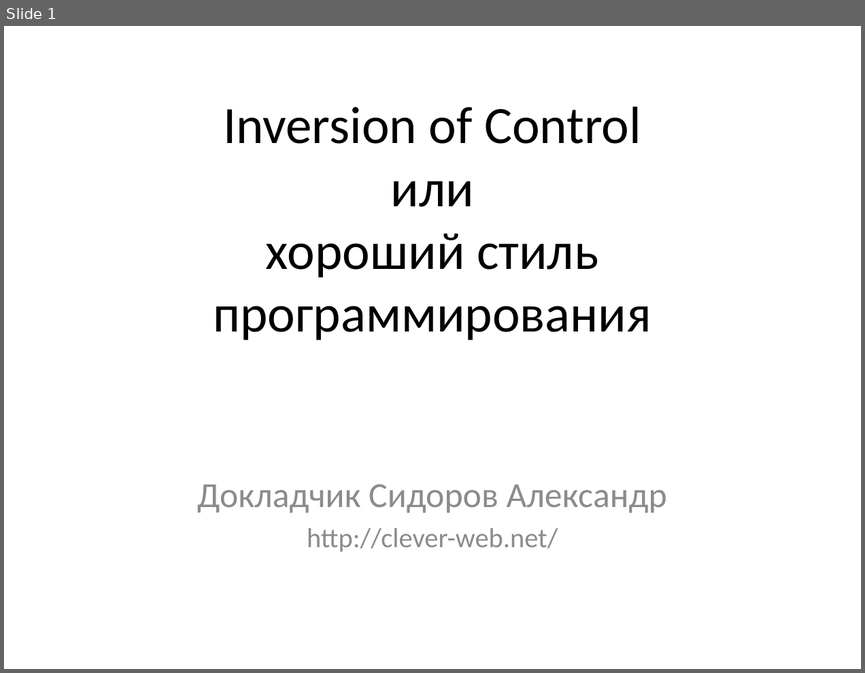
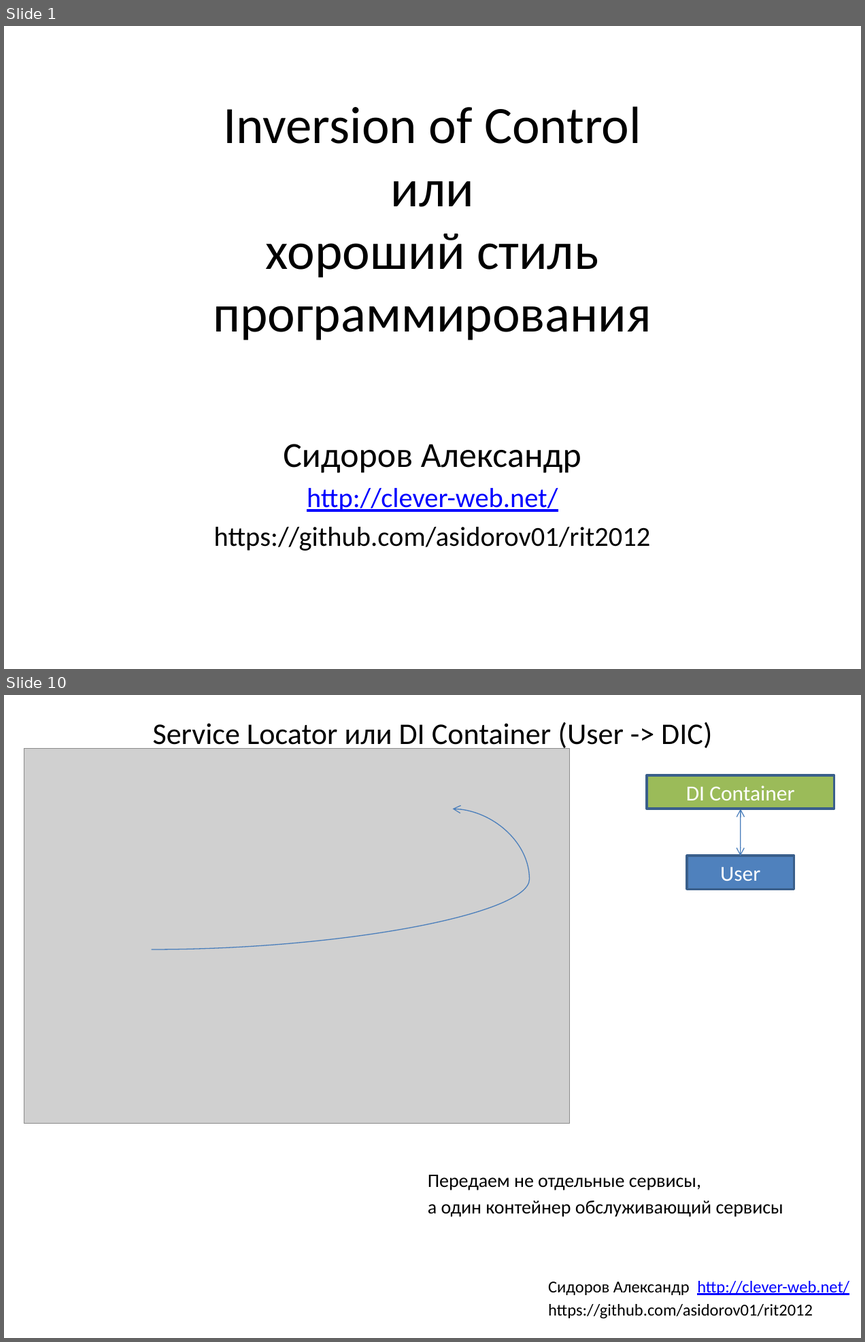
Before and after one commit to asidorov01/rit2012, a slide deck: Inversion of Control.pptx. Shown one above the other, each under a label of ours: slide 1 before the commit, slides 1 and 10 after it; the slides between them are not shown. The pictures are 865x673 and 865x1342 pixels, drawn with LibreOffice and Linux fonts; fonts in the diff are those of the drawing; grey boxes stand for pictures. Boxes give left, top, right and bottom in pixels: in the first picture for what was removed or moved away, otherwise in the second. Text is boxed around its words. In the diff, an @@ line names an element or a change of style, - is before the commit and + after.

```diff
--- a/Inversion of Control.pptx
+++ b/Inversion of Control.pptx
@@ slide 10 added at [4,695,861,1338], background #FFFFFF @@
@@ title added at [153,722,712,752], 25.2 pt, text #000000 @@
+Service Locator или DI Container (User -> DIC)
@@ picture added at [24,748,568,1123] @@
@@ rectangle added at [647,775,834,809], fill #9BBB59, outline #3A5F8C 2 pt, 18 pt, text #FFFFFF @@
+DI Container
@@ curved arrow added from (152, 949) to (452, 809), #4B7EBC 0.75 pt @@
@@ double arrow added from (740, 809) to (740, 856), #4B7EBC 0.75 pt @@
@@ rectangle added at [687,855,794,889], fill #4F81BD, outline #3A5F8C 2 pt, 18 pt, text #FFFFFF @@
+User
@@ text added at [428,1174,783,1217], 16 pt, text #000000 @@
+Передаем не отдельные сервисы,
+а один контейнер обслуживающий сервисы
@@ text added at [548,1280,849,1319], 14 pt, text #000000 @@
+Сидоров Александр http://clever-web.net/
+https://github.com/asidorov01/rit2012
@@ slide 1 changed as well @@
@@ subtitle "Сидоров Александр": place and size @@
-subtitle "Сидоров Александр" at [197,484,667,552]
+subtitle "Сидоров Александр" at [214,444,651,550]
@@ subtitle at [283,444,581,473]: text changed; text colour #8C8C8C to #000000 @@
-Докладчик Сидоров Александр
+Сидоров Александр
@@ subtitle at [307,488,558,512]: text colour #8C8C8C to #0000FF, underline on in "http://clever-web.net/" @@
@@ subtitle at [214,526,651,550]: paragraph added @@
+https://github.com/asidorov01/rit2012
```
Also in this commit, not shown: 6 other slides changed, 5 other slides added, 2 slides removed, 13 other files.
